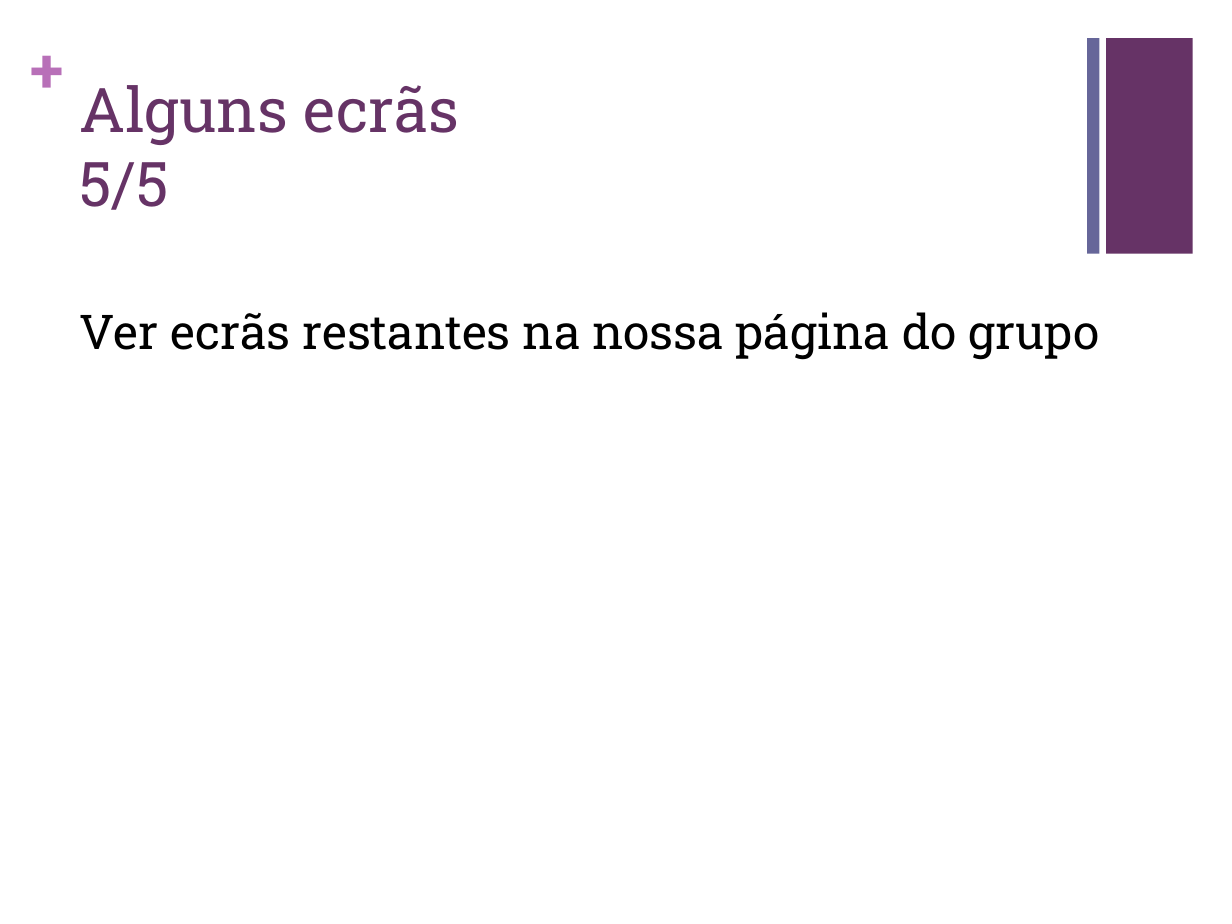
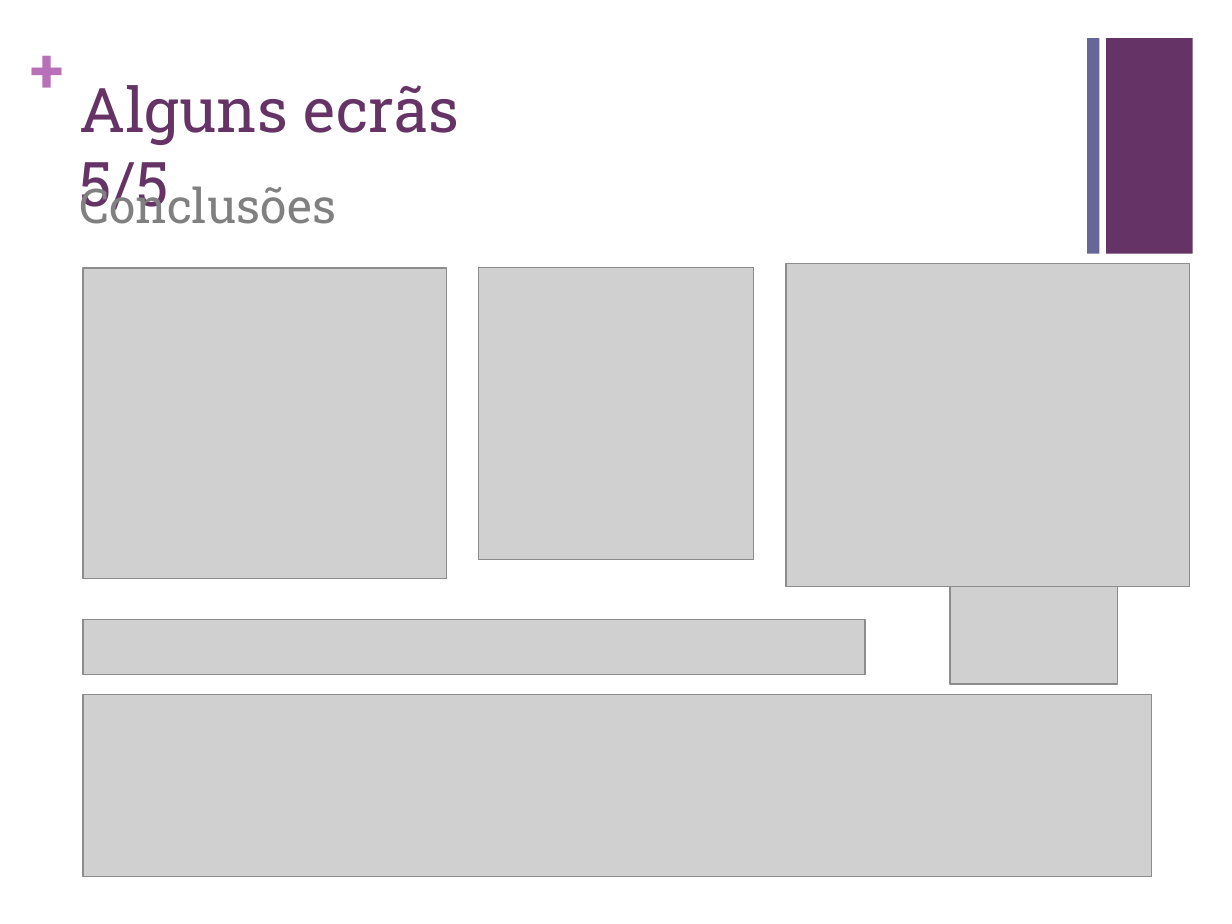
Before and after one commit to carboned4/C_C_U-2015-10, a slide deck: slide 14 of Aula 06/G10 - Apresentacao - Lab05.pptx. Drawn at 1232x924 pixels with LibreOffice and Linux fonts; fonts in the diff are those of the drawing; grey boxes stand for pictures. Boxes give left, top, right and bottom in pixels: in the first picture for what was removed or moved away, otherwise in the second. Text is boxed around its words. In the diff, an @@ line names an element or a change of style, - is before the commit and + after.

Commit message:
ppt final

```diff
--- a/Aula 06/G10 - Apresentacao - Lab05.pptx
+++ b/Aula 06/G10 - Apresentacao - Lab05.pptx
@@ text added at <box>79,179,336,224</box>, 28 pt, text #808080 @@
+Conclusões
@@ picture added at <box>83,269,446,579</box> @@
@@ picture added at <box>478,267,753,559</box> @@
@@ picture added at <box>786,264,1190,586</box> @@
@@ text removed at <box>79,312,1099,360</box> @@
-Ver ecrãs restantes na nossa página do grupo
@@ picture added at <box>950,586,1117,684</box> @@
@@ picture added at <box>83,620,865,674</box> @@
@@ picture added at <box>83,695,1152,877</box> @@
```
Also in this commit, not shown: 10 other slides changed, 1 other file.
